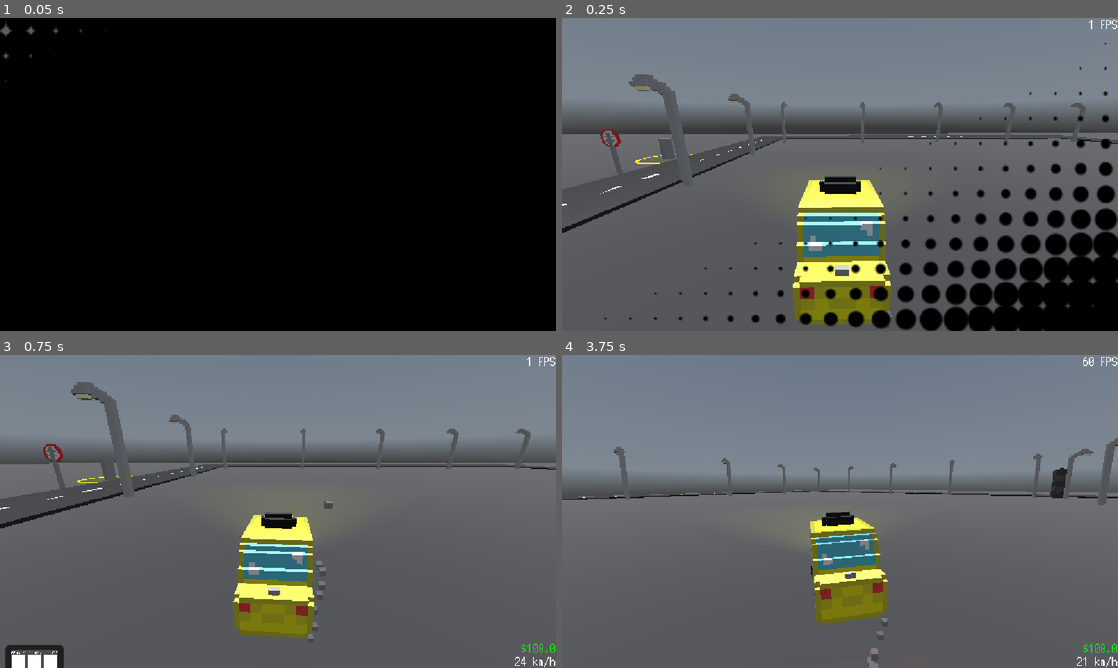
Above: before the commit, frames 1-4 (two rows, left to right).
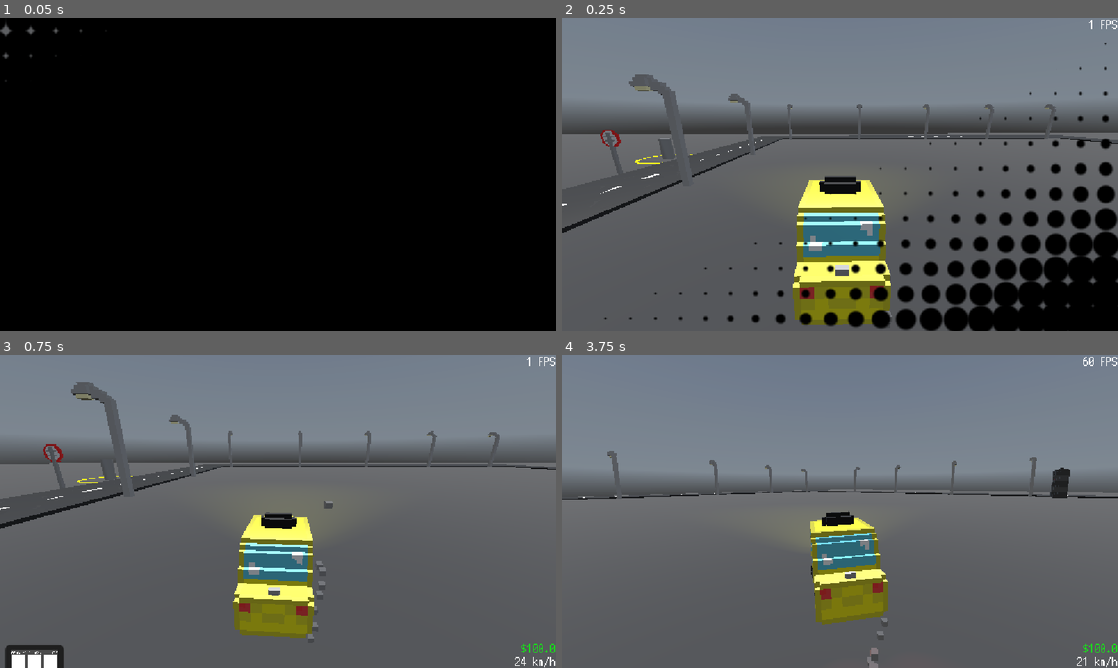
Above: after the commit, the same moments.

Repository: RafaeloxMC/super-taxi-sim
Game: Godot game, scene res://scenes/map/world.tscn
Two runs of this game, one before a commit and one after it. Both use one fixed random seed, a clock stepped at 60 frames per second and the inputs below. This scene is started directly instead of the project's main scene. A sky picture missing from this copy of the repository is replaced by a grey-blue gradient.
Inputs (mouse positions are in pixels of both pictures, inside the frame that each line leads up to):
- Up to frame 1 (0.05 s): no input
- Up to frame 2 (0.25 s): no input
- Up to frame 3 (0.75 s): tap Enter at 0.5 s; move the mouse to (400, 495) at 0.52 s; hold D (steer_right) from 0.53 s (still down); tap Q (phone) at 0.6 s; click (400, 495) at 0.67 s
- Up to frame 4 (3.75 s): move the mouse to (840, 511) at 1.27 s; release D (steer_right) at 1.28 s; hold S (brake) 1.28-2.03 s; tap one key every 0.75 s from 1.35 s: Alt Shift Q (phone) Alt; click (840, 511) at 1.42 s; move the mouse to (895, 442) at 2.02 s; hold D (steer_right) 2.03-2.78 s; move the mouse to (812, 574) at 2.77 s; hold W (accelerate) 2.78-3.53 s; click (812, 574) at 2.92 s; move the mouse to (1006, 558) at 3.52 s; hold A (steer_left) from 3.53 s (still down)

Frame 1 is identical in both runs. In frame 2, 0.4% of the frame differs, in the area x 39-95%, y 26-40%; in frame 3, 0.5%; in frame 4, 1.2%, in the area x 8-100%, y 26-48%.

Commit message:
Adjust street lamp placement

Diff:
--- a/scenes/map/world.tscn
+++ b/scenes/map/world.tscn
@@ -133,46 +133,46 @@
 [node name="Lamps" type="Node3D" parent="."]
 
 [node name="StreetLamp" parent="Lamps" instance=ExtResource("11_5kusv")]
-transform = Transform3D(0.75, 0, 0, 0, 0.75, 0, 0, 0, 0.75, -7.11, 0.3, 45.893)
+transform = Transform3D(0.75, 0, 0, 0, 0.75, 0, 0, 0, 0.75, -7.11, 0.3, 52.746593)
 
 [node name="StreetLamp2" parent="Lamps" instance=ExtResource("11_5kusv")]
-transform = Transform3D(0.75, 0, 0, 0, 0.75, 0, 0, 0, 0.75, 11.833193, 0.3, 45.89321)
+transform = Transform3D(0.75, 0, 0, 0, 0.75, 0, 0, 0, 0.75, 11.833193, 0.3, 52.746803)
 
 [node name="StreetLamp3" parent="Lamps" instance=ExtResource("11_5kusv")]
-transform = Transform3D(0.75, 0, 0, 0, 0.75, 0, 0, 0, 0.75, -25.645296, 0.3, 45.89321)
+transform = Transform3D(0.75, 0, 0, 0, 0.75, 0, 0, 0, 0.75, -25.645296, 0.3, 52.746803)
 
 [node name="StreetLamp4" parent="Lamps" instance=ExtResource("11_5kusv")]
-transform = Transform3D(0.75, 0, 0, 0, 0.75, 0, 0, 0, 0.75, -43.07625, 0.3, 45.89321)
+transform = Transform3D(0.75, 0, 0, 0, 0.75, 0, 0, 0, 0.75, -43.07625, 0.3, 52.746803)
 
 [node name="StreetLamp5" parent="Lamps" instance=ExtResource("11_5kusv")]
-transform = Transform3D(0.75, 0, 0, 0, 0.75, 0, 0, 0, 0.75, -60.230316, 0.3, 45.89321)
+transform = Transform3D(0.75, 0, 0, 0, 0.75, 0, 0, 0, 0.75, -60.230316, 0.3, 52.746803)
 
 [node name="StreetLamp6" parent="Lamps" instance=ExtResource("11_5kusv")]
-transform = Transform3D(-0.75, 0, -1.13246855e-07, 0, 0.75, 0, 1.13246855e-07, 0, -0.75, -7.109619, 0.3, -20.52594)
+transform = Transform3D(-0.75, 0, -1.13246855e-07, 0, 0.75, 0, 1.13246855e-07, 0, -0.75, -7.109619, 0.3, -40.6091)
 
 [node name="StreetLamp7" parent="Lamps" instance=ExtResource("11_5kusv")]
-transform = Transform3D(-0.75, 0, -1.13246855e-07, 0, 0.75, 0, 1.13246855e-07, 0, -0.75, 11.833193, 0.3, -20.52594)
+transform = Transform3D(-0.75, 0, -1.13246855e-07, 0, 0.75, 0, 1.13246855e-07, 0, -0.75, 11.833193, 0.3, -40.6091)
 
 [node name="StreetLamp8" parent="Lamps" instance=ExtResource("11_5kusv")]
-transform = Transform3D(-0.75, 0, -1.13246855e-07, 0, 0.75, 0, 1.13246855e-07, 0, -0.75, -25.645296, 0.3, -20.52594)
+transform = Transform3D(-0.75, 0, -1.13246855e-07, 0, 0.75, 0, 1.13246855e-07, 0, -0.75, -25.645296, 0.3, -40.6091)
 
 [node name="StreetLamp9" parent="Lamps" instance=ExtResource("11_5kusv")]
-transform = Transform3D(-0.75, 0, -1.13246855e-07, 0, 0.75, 0, 1.13246855e-07, 0, -0.75, -43.07625, 0.3, -20.52594)
+transform = Transform3D(-0.75, 0, -1.13246855e-07, 0, 0.75, 0, 1.13246855e-07, 0, -0.75, -43.07625, 0.3, -40.6091)
 
 [node name="StreetLamp10" parent="Lamps" instance=ExtResource("11_5kusv")]
-transform = Transform3D(-0.75, 0, -1.13246855e-07, 0, 0.75, 0, 1.13246855e-07, 0, -0.75, -58.256374, 0.3, -20.52594)
+transform = Transform3D(-0.75, 0, -1.13246855e-07, 0, 0.75, 0, 1.13246855e-07, 0, -0.75, -58.256374, 0.3, -40.6091)
 
 [node name="StreetLamp11" parent="Lamps" instance=ExtResource("11_5kusv")]
-transform = Transform3D(-3.278354e-08, 0, -0.75, 0, 0.75, 0, 0.75, 0, -3.278354e-08, -60.20303, 0.3, -16.172916)
+transform = Transform3D(-3.278354e-08, 0, -0.75, 0, 0.75, 0, 0.75, 0, -3.278354e-08, -64.76123, 0.3, -16.172916)
 
 [node name="StreetLamp12" parent="Lamps" instance=ExtResource("11_5kusv")]
-transform = Transform3D(-3.278354e-08, 0, -0.75, 0, 0.75, 0, 0.75, 0, -3.278354e-08, -60.20303, 0.3, 0.39247322)
+transform = Transform3D(-3.278354e-08, 0, -0.75, 0, 0.75, 0, 0.75, 0, -3.278354e-08, -64.76123, 0.3, 0.39247322)
 
 [node name="StreetLamp13" parent="Lamps" instance=ExtResource("11_5kusv")]
-transform = Transform3D(-3.278354e-08, 0, -0.75, 0, 0.75, 0, 0.75, 0, -3.278354e-08, -60.20303, 0.3, 16.776602)
+transform = Transform3D(-3.278354e-08, 0, -0.75, 0, 0.75, 0, 0.75, 0, -3.278354e-08, -64.76123, 0.3, 16.776602)
 
 [node name="StreetLamp14" parent="Lamps" instance=ExtResource("11_5kusv")]
-transform = Transform3D(-3.278354e-08, 0, -0.75, 0, 0.75, 0, 0.75, 0, -3.278354e-08, -60.20303, 0.3, 32.21723)
+transform = Transform3D(-3.278354e-08, 0, -0.75, 0, 0.75, 0, 0.75, 0, -3.278354e-08, -64.76123, 0.3, 32.21723)
 
 [node name="StreetLamp16" parent="Lamps" instance=ExtResource("11_5kusv")]
 transform = Transform3D(-3.278354e-08, 0, 0.75, 0, 0.75, 0, -0.75, 0, -3.278354e-08, 13.139553, 0.3, -2.5453186)
